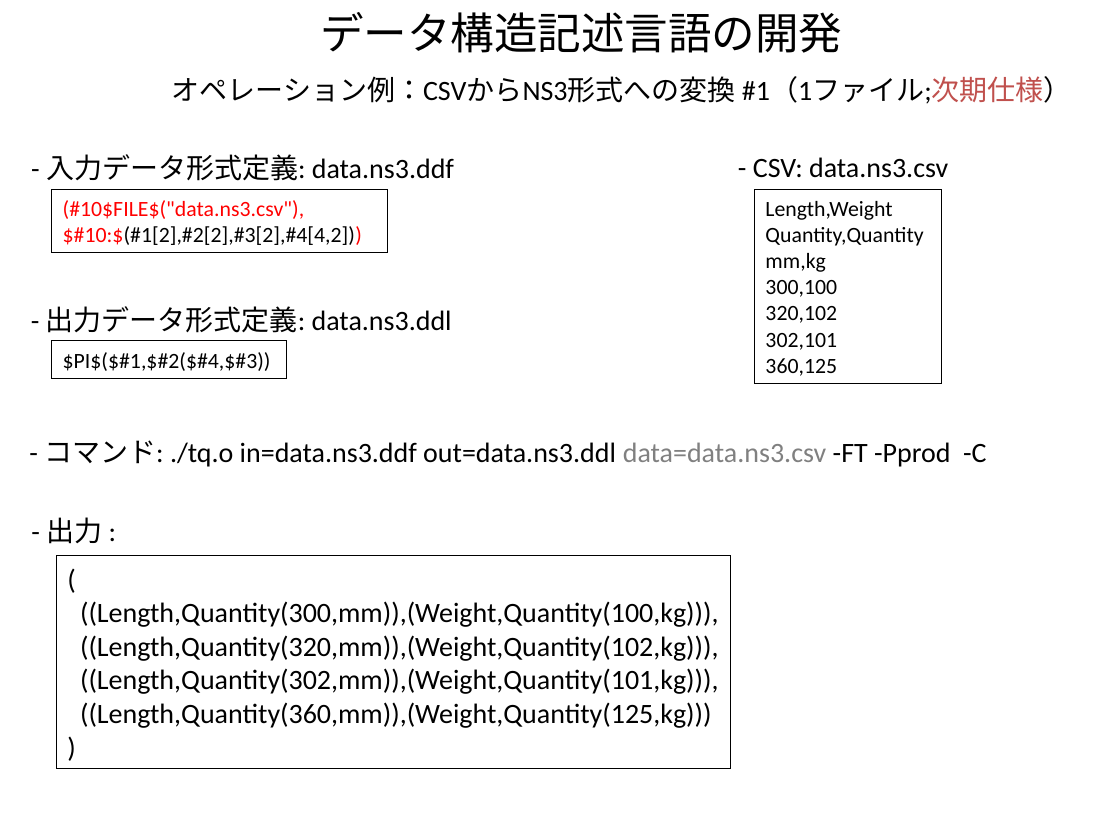
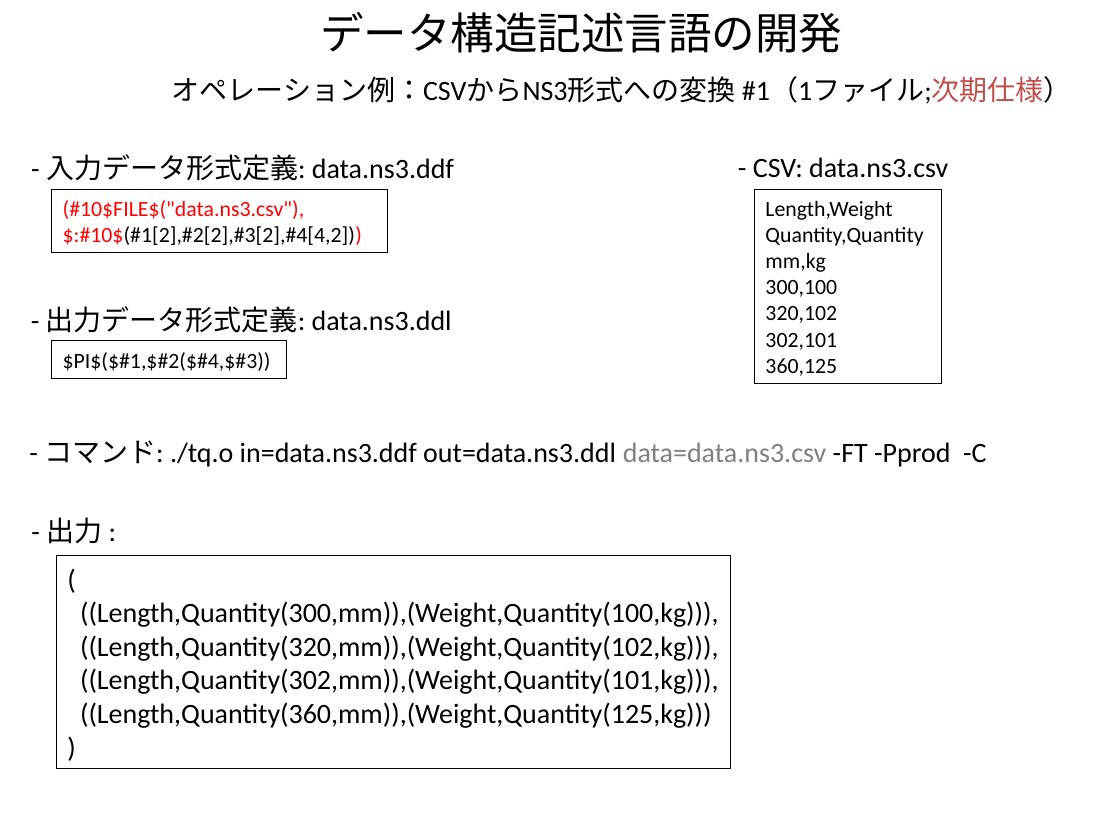
Before and after one commit to kouamano/RECURSIVE-SYSTEM, a slide deck: slide 5 of Document/tq_op_example.odp. Drawn at 1120x840 pixels with LibreOffice and Linux fonts; fonts in the diff are those of the drawing. Boxes give left, top, right and bottom in pixels: in the first picture for what was removed or moved away, otherwise in the second. Text is boxed around its words. In the diff, an @@ line names an element or a change of style, - is before the commit and + after.

```diff
--- a/Document/tq_op_example.odp
+++ b/Document/tq_op_example.odp
@@ text in rectangle at (x1=63, y1=226, x2=362, y2=245): text changed @@
-$#10:$(#1[2],#2[2],#3[2],#4[4,2]))
+$:#10$(#1[2],#2[2],#3[2],#4[4,2]))
```
Also in this commit, not shown: 2 other slides changed.
